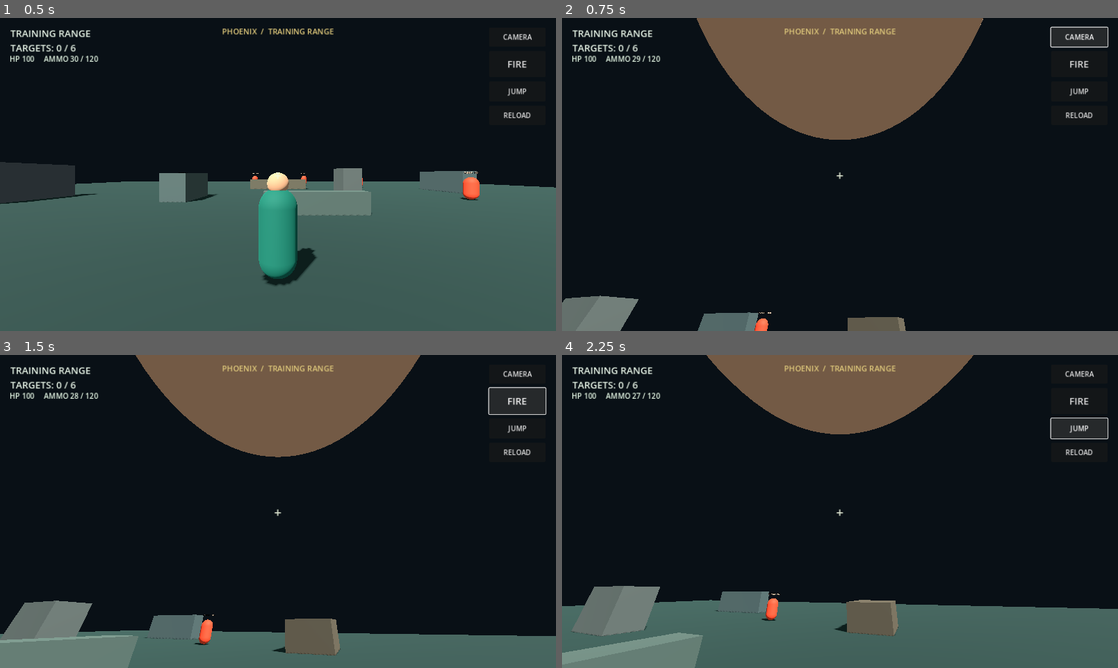
Above: before the commit, frames 1-4 (two rows, left to right).
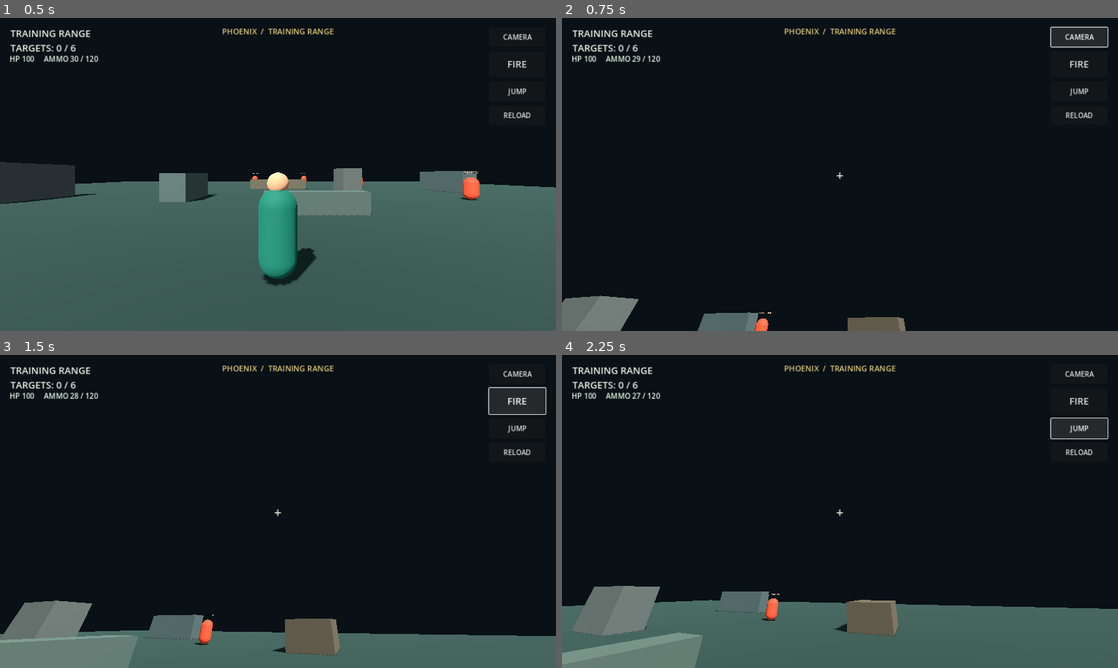
Above: after the commit, the same moments.

Repository: rannarmenu/project-phoenix-battle-royale
Game: Godot game, scene res://scenes/main.tscn
Two runs of this game, one before a commit and one after it. Both use one fixed random seed, a clock stepped at 60 frames per second and the inputs below.
Inputs:
- Up to frame 1 (0.5 s): no input
- Up to frame 2 (0.75 s): click "CAMERA" at 0.5 s
- Up to frame 3 (1.5 s): click "FIRE" at 1.25 s
- Up to frame 4 (2.25 s): click "JUMP" at 2 s

Frame 1 is identical in both runs. In frame 2, 14% of the frame differs, in the area x 24-76%, y 0-39%; in frame 3, 11%; in frame 4, 8.1%.

Commit message:
Hide player model in first-person view

Diff:
--- a/scripts/player.gd
+++ b/scripts/player.gd
@@ -59,6 +59,7 @@
 	add_child(body)
 
 	var head := MeshInstance3D.new()
+	head.name = "PhoenixPlayerHead"
 	var head_mesh := SphereMesh.new()
 	head_mesh.radius = 0.22
 	head_mesh.height = 0.44
@@ -239,7 +240,7 @@
 	camera.fov = 82.0 if first_person else 74.0
 	weapon.visible = first_person
 	for node in get_children():
-		if node is MeshInstance3D and node.name in ["PhoenixPlayerBody"]:
+		if node is MeshInstance3D and node.name in ["PhoenixPlayerBody", "PhoenixPlayerHead"]:
 			node.visible = not first_person
 
 func _shoot() -> void:
